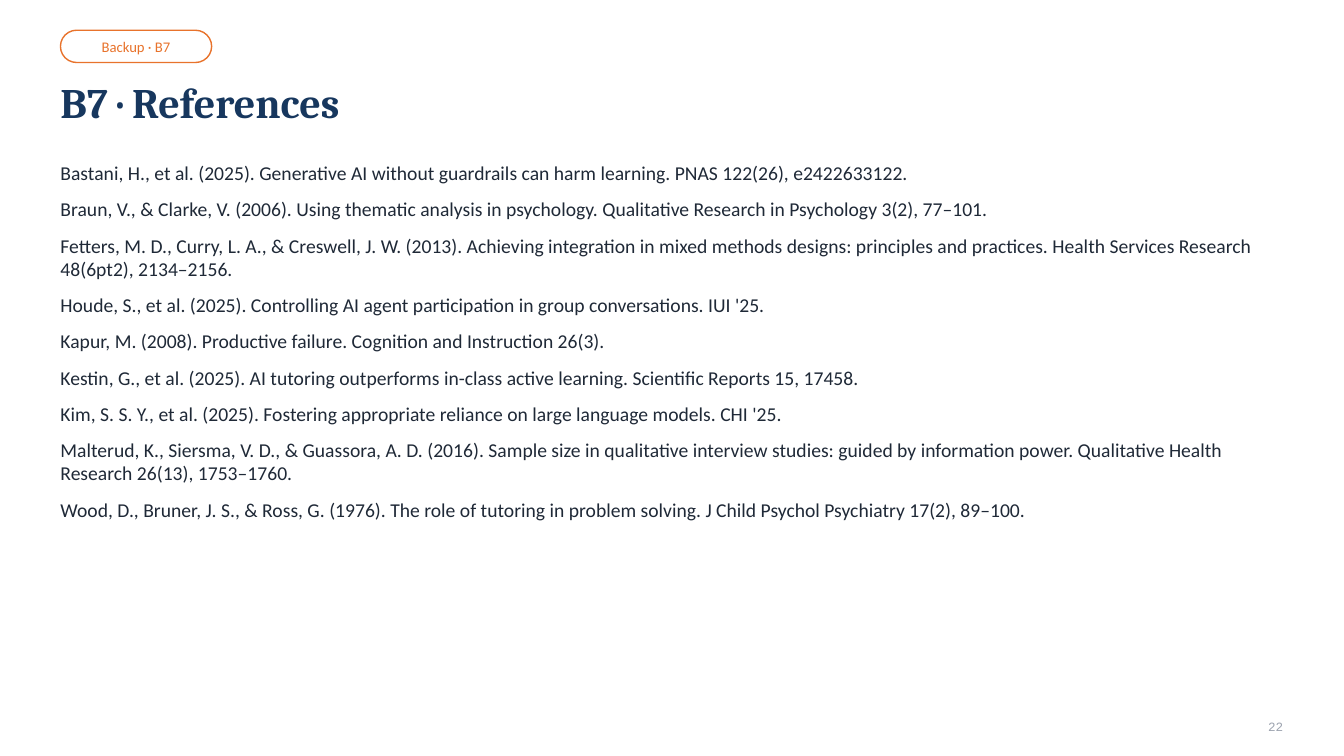
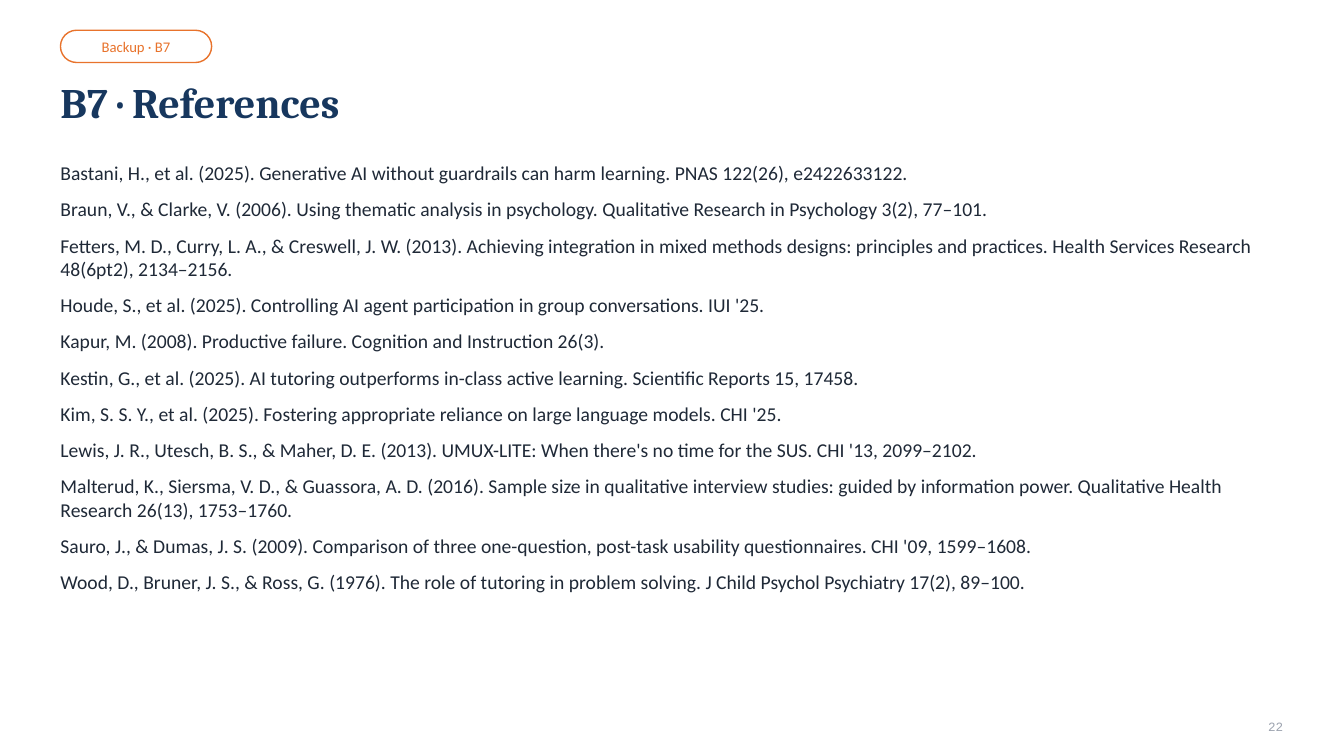
Before and after one commit to lucasisnotcool/ChatterED, a slide deck: slide 22 of docs/group/final-presentation/ChatterED_Final.pptx. Drawn at 1344x756 pixels with LibreOffice and Linux fonts; fonts in the diff are those of the drawing. Boxes give left, top, right and bottom in pixels: in the first picture for what was removed or moved away, otherwise in the second. Text is boxed around its words. In the diff, an @@ line names an element or a change of style, - is before the commit and + after.

```diff
--- a/docs/group/final-presentation/ChatterED_Final.pptx
+++ b/docs/group/final-presentation/ChatterED_Final.pptx
@@ text at (60,443,976,460): paragraph added @@
+Lewis, J. R., Utesch, B. S., & Maher, D. E. (2013). UMUX-LITE: When there's no time for the SUS. CHI '13, 2099–2102.
@@ text at (60,539,1031,556): paragraph added @@
+Sauro, J., & Dumas, J. S. (2009). Comparison of three one-question, post-task usability questionnaires. CHI '09, 1599–1608.
```
Also in this commit, not shown: 7 other slides changed, 1 other file.
